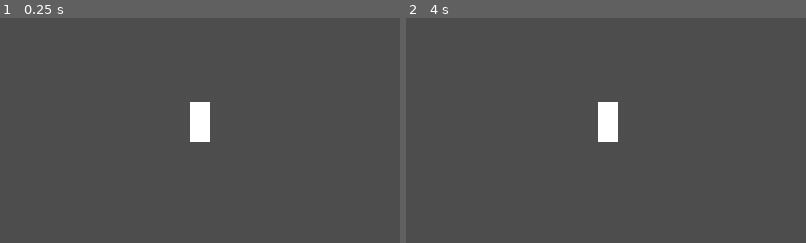
Above: before the commit, frames 1-2 (left to right).
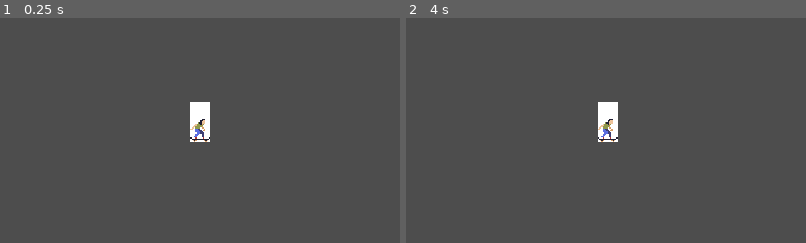
Above: after the commit, the same moments.

Repository: Minipeps/SpeedJam-8
Game: Godot game, scene res://2D/Player/Player2D.tscn
Same seed, same stepped clock (60 frames per second), same inputs: the game is played once before the commit and once after it. This scene is started directly instead of the project's main scene.
Inputs (mouse positions are % of the whole screen's width and height, from its top left):
- Up to frame 1 (0.25 s): no input
- Up to frame 2 (4 s): tap Enter (ui_accept) at 0.5, 0.77, 1.25, 1.52, 2, 2.75, 3.02, 3.5, 3.77 s; move the mouse to (72, 45) at 0.52 s; hold Right (player_move_right) 0.53-1.28 s; tap C (display_end_screen_lose) at 0.6, 2.1, 3.6 s; move the mouse to (30, 55) at 1.27 s; hold Down (player_move_down) 1.28-2.03 s; tap X (display_end_screen_win) at 1.35, 2.85 s; move the mouse to (60, 28) at 2.02 s; hold Right (player_move_right) 2.03-2.78 s; move the mouse to (45, 70) at 2.77 s; hold Up (player_move_up) 2.78-3.53 s; move the mouse to (80, 65) at 3.52 s; hold Left (player_move_left) from 3.53 s (still down)
The pictures show only the part of the screen within x 25-75%, y 27-77%; the shares and areas given below are measured in that part.

The runs differ from the first frame. In frame 1, 0.2% of the frame differs, in the area x 47-53%, y 44-56%; in frame 2, 0.2%.

Commit message:
added first player spritesheet

Diff:
--- a/2D/Player/Player2D.tscn
+++ b/2D/Player/Player2D.tscn
@@ -1,6 +1,7 @@
-[gd_scene load_steps=6 format=3 uid="uid://c7cx7wyya1ssx"]
+[gd_scene load_steps=14 format=3 uid="uid://c7cx7wyya1ssx"]
 
 [ext_resource type="Script" path="res://2D/Player/player2D.gd" id="1_53slt"]
+[ext_resource type="Texture2D" uid="uid://uba43eeiotb6" path="res://Sprites/Player/skaterrolling.png" id="2_5fncy"]
 
 [sub_resource type="QuadMesh" id="QuadMesh_bx5c8"]
 size = Vector2(16, 32)
@@ -11,11 +12,65 @@
 radius = 8.0
 height = 32.0
 
-[sub_resource type="SpriteFrames" id="SpriteFrames_t00lw"]
+[sub_resource type="AtlasTexture" id="AtlasTexture_666w0"]
+atlas = ExtResource("2_5fncy")
+region = Rect2(0, 0, 16, 32)
+
+[sub_resource type="AtlasTexture" id="AtlasTexture_hullc"]
+atlas = ExtResource("2_5fncy")
+region = Rect2(0, 0, 16, 32)
+
+[sub_resource type="AtlasTexture" id="AtlasTexture_f6gu2"]
+atlas = ExtResource("2_5fncy")
+region = Rect2(16, 0, 16, 32)
+
+[sub_resource type="AtlasTexture" id="AtlasTexture_lot4h"]
+atlas = ExtResource("2_5fncy")
+region = Rect2(32, 0, 16, 32)
+
+[sub_resource type="AtlasTexture" id="AtlasTexture_yaewv"]
+atlas = ExtResource("2_5fncy")
+region = Rect2(48, 0, 16, 32)
+
+[sub_resource type="AtlasTexture" id="AtlasTexture_xd63v"]
+atlas = ExtResource("2_5fncy")
+region = Rect2(64, 0, 16, 32)
+
+[sub_resource type="AtlasTexture" id="AtlasTexture_xe858"]
+atlas = ExtResource("2_5fncy")
+region = Rect2(80, 0, 16, 32)
+
+[sub_resource type="SpriteFrames" id="SpriteFrames_glvm2"]
 animations = [{
-"frames": [],
+"frames": [{
+"duration": 1.0,
+"texture": SubResource("AtlasTexture_666w0")
+}],
 "loop": true,
-"name": &"idle",
+"name": &"default",
+"speed": 5.0
+}, {
+"frames": [{
+"duration": 1.0,
+"texture": SubResource("AtlasTexture_hullc")
+}, {
+"duration": 1.0,
+"texture": SubResource("AtlasTexture_f6gu2")
+}, {
+"duration": 1.0,
+"texture": SubResource("AtlasTexture_lot4h")
+}, {
+"duration": 1.0,
+"texture": SubResource("AtlasTexture_yaewv")
+}, {
+"duration": 1.0,
+"texture": SubResource("AtlasTexture_xd63v")
+}, {
+"duration": 1.0,
+"texture": SubResource("AtlasTexture_xe858")
+}],
+"loop": true,
+"name": &"rolling",
 "speed": 5.0
 }]
 
@@ -32,5 +87,5 @@
 shape = SubResource("CapsuleShape2D_75ww0")
 
 [node name="AnimatedSprite2D" type="AnimatedSprite2D" parent="."]
-sprite_frames = SubResource("SpriteFrames_t00lw")
-animation = &"idle"
+texture_filter = 1
+sprite_frames = SubResource("SpriteFrames_glvm2")
Binary file added: Sprites/Player/skaterrolling.png
Not shown, added: Sprites/Player/skaterrolling.png.import
